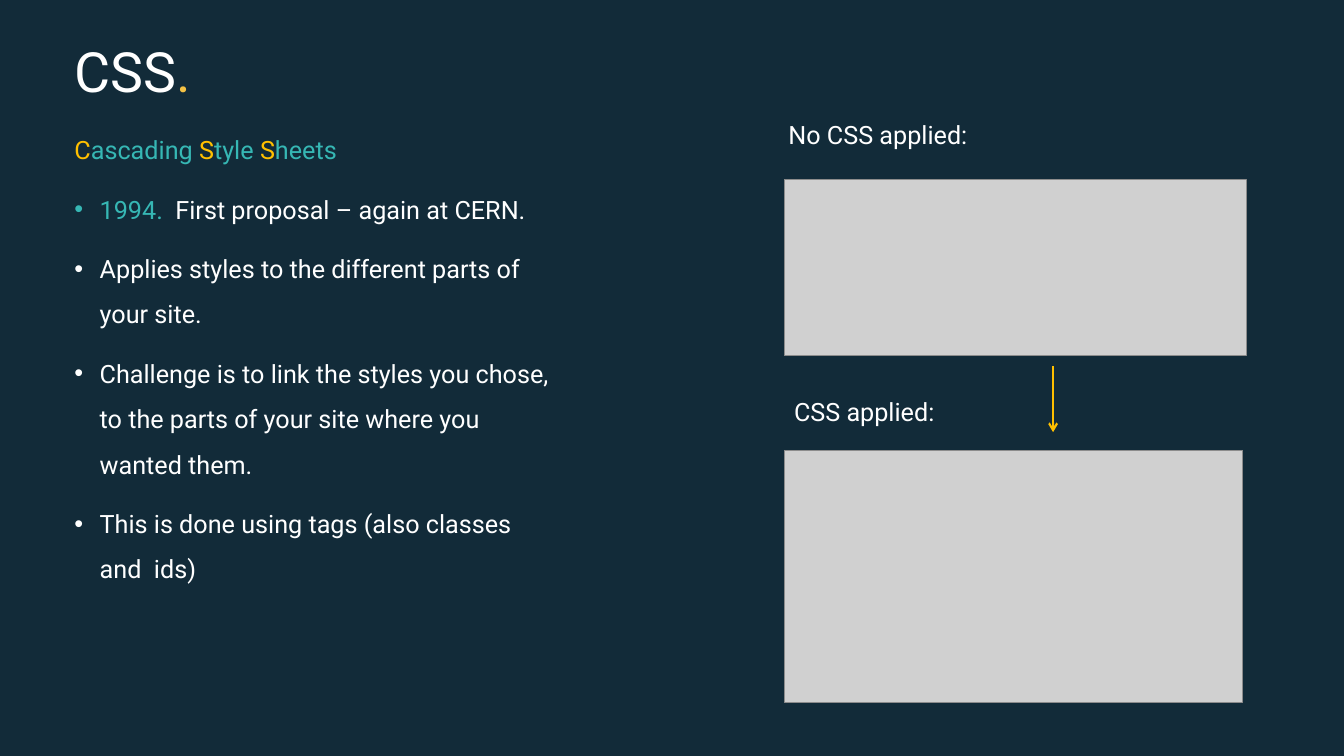
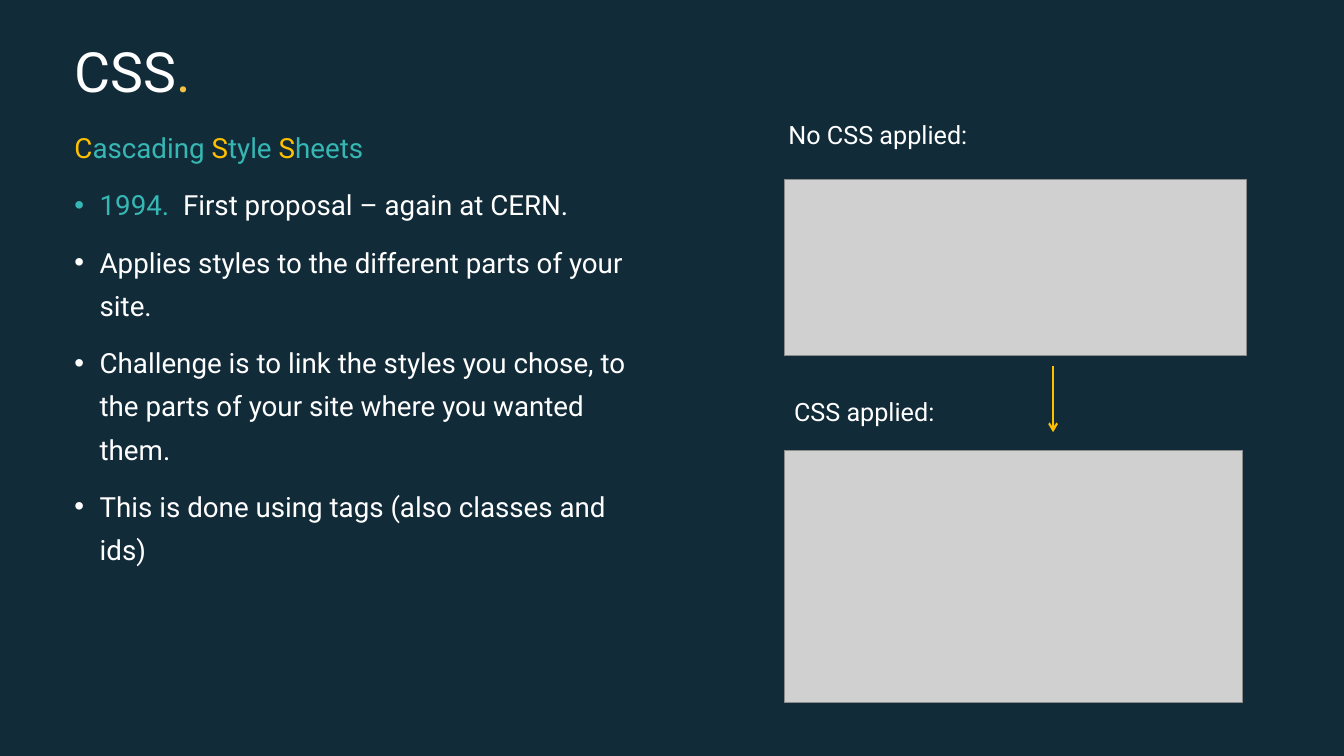
Before and after one commit to EconomicsObservatory/courses, a slide deck: slide 8 of 2/s2_Building_your_first_website.pptx. Drawn at 1344x756 pixels with LibreOffice and Linux fonts; fonts in the diff are those of the drawing; grey boxes stand for pictures. Boxes give left, top, right and bottom in pixels: in the first picture for what was removed or moved away, otherwise in the second. Text is boxed around its words. In the diff, an @@ line names an element or a change of style, - is before the commit and + after.

```diff
--- a/2/s2_Building_your_first_website.pptx
+++ b/2/s2_Building_your_first_website.pptx
@@ text "Cascading Style Sheets" at (x1=74, y1=137, x2=626, y2=566): size 18 to 19.8 pt; line spacing 1.5 to 1.3 @@
```
Also in this commit, not shown: 6 other slides changed, 1 other file.
